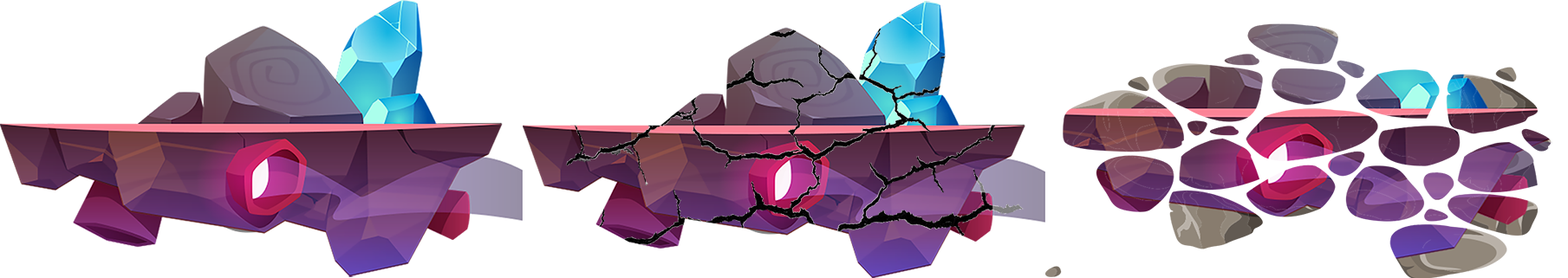
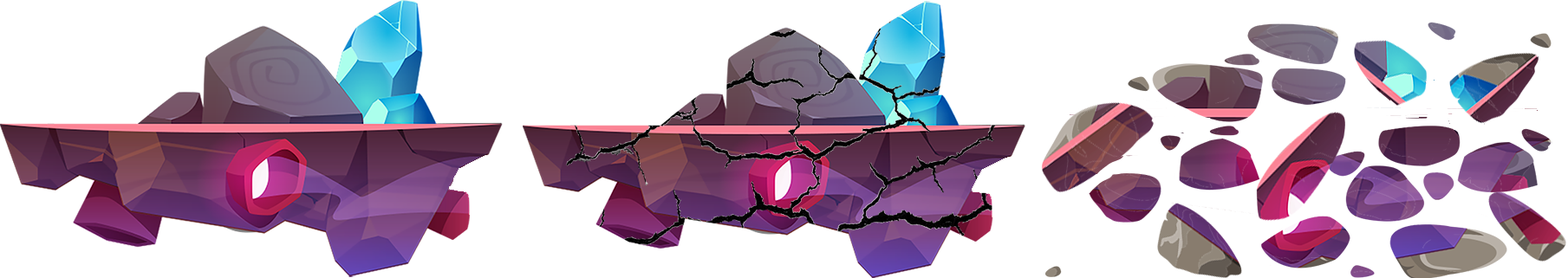
Before/after of a 1568×278 layered artwork. What changed in the layer stack:
painted on "Layer 5" over [1040, 21, 1567, 278]
painted on "Layer 2" over [971, 156, 1046, 223]
painted on "Layer 1" over [448, 155, 523, 222]
